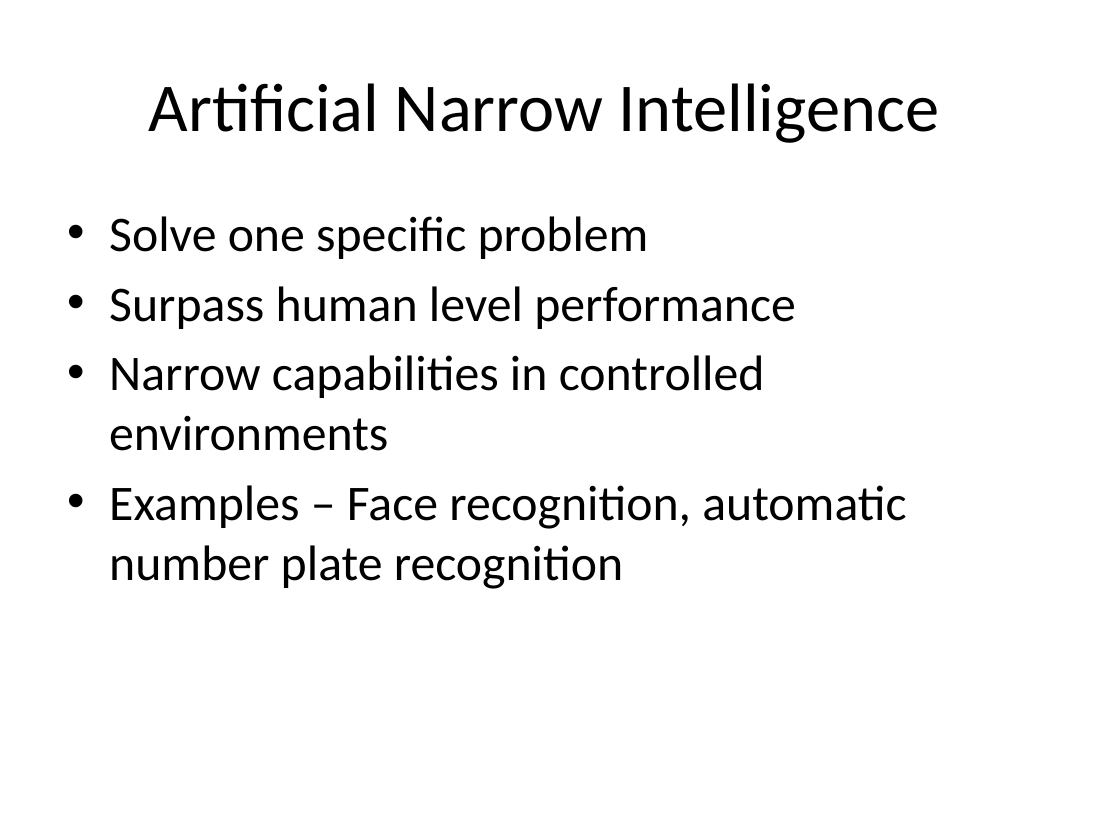
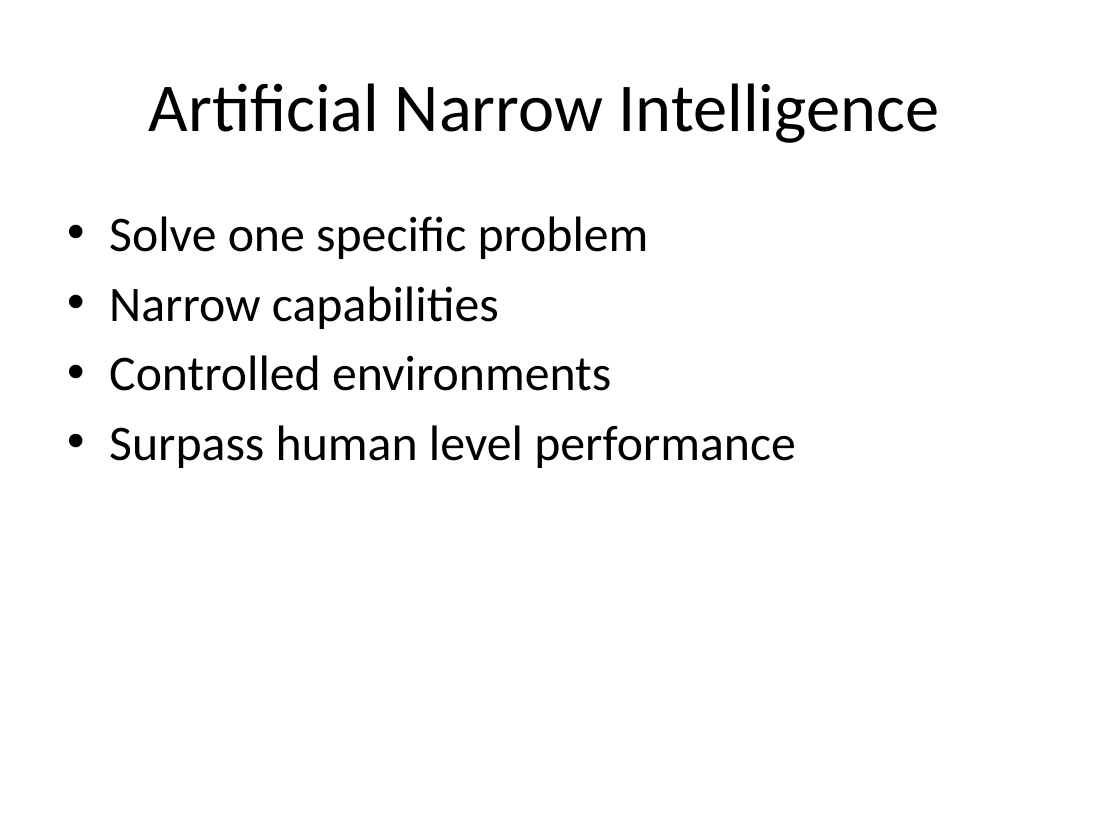
Before and after one commit to look4pritam/ArtificialIntelligence, a slide deck: slide 5 of presentations/AI/ArtificialIntelligence.pptx. Drawn at 1120x840 pixels with LibreOffice and Linux fonts; fonts in the diff are those of the drawing. Boxes give left, top, right and bottom in pixels: in the first picture for what was removed or moved away, otherwise in the second. Text is boxed around its words. In the diff, an @@ line names an element or a change of style, - is before the commit and + after.

Commit message:
AI is added.

```diff
--- a/presentations/AI/ArtificialIntelligence.pptx
+++ b/presentations/AI/ArtificialIntelligence.pptx
@@ text at (109, 286, 611, 391): paragraphs added @@
+• Narrow capabilities
+• Controlled environments
@@ text at (109, 355, 906, 589): paragraphs removed @@
-• Narrow capabilities in controlled environments
-• Examples – Face recognition, automatic number plate recognition
```
Also in this commit, not shown: 8 other slides changed, 20 slides added.
